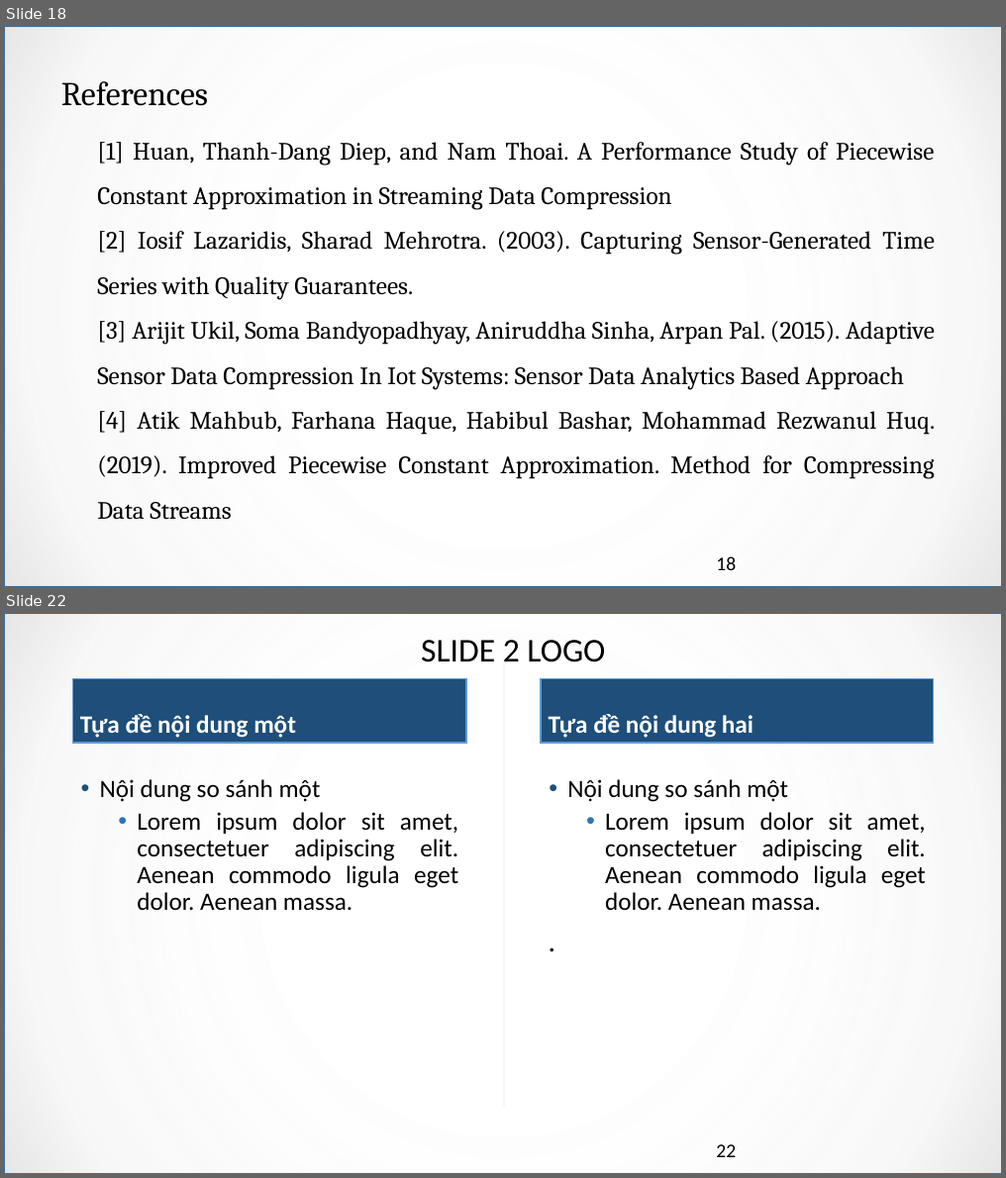
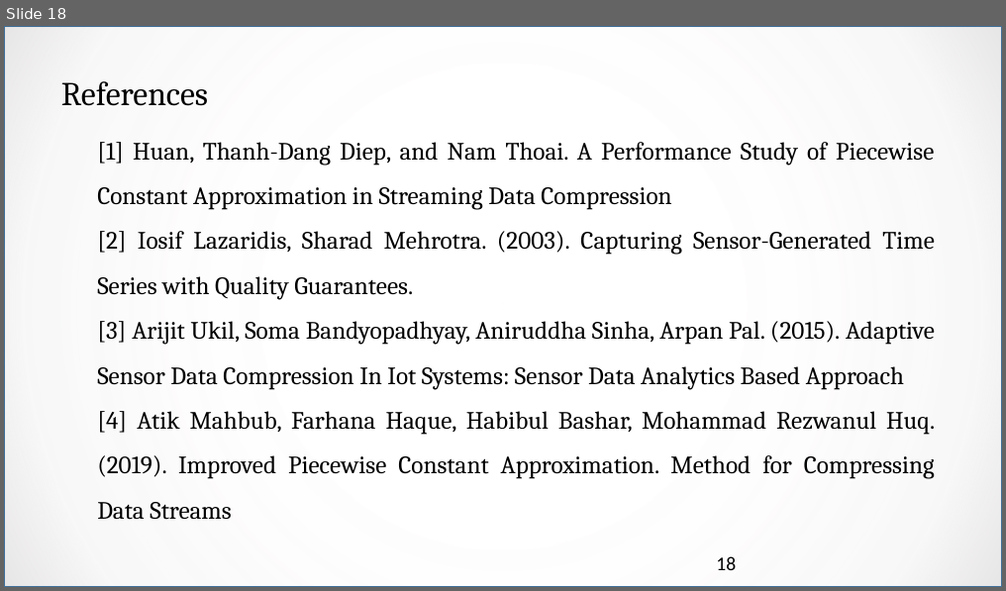
Before and after one commit to AlanPhan04/Multidisciplinary-Project, a slide deck: Midterm Seminar.pptx. Shown one above the other, each under a label of ours: slides 18 and 22 before the commit, slide 18 after it; the slides between them are not shown. The pictures are 1006x1178 and 1006x591 pixels, drawn with LibreOffice and Linux fonts; fonts in the diff are those of the drawing; background and template pictures are left out. Boxes give left, top, right and bottom in pixels: in the first picture for what was removed or moved away, otherwise in the second. Text is boxed around its words. In the diff, an @@ line names an element or a change of style, - is before the commit and + after.

```diff
--- a/Midterm Seminar.pptx
+++ b/Midterm Seminar.pptx
@@ slide 22 removed at (4,613,1002,1174), background picture (left out); not listed: 1 template element that a slide beside it also shows @@
@@ text removed at (421,640,605,663) @@
-SLIDE 2 LOGO
@@ line removed from (504, 658) to (504, 1108) @@
@@ text removed at (73,679,467,743) @@
-Tựa đề nội dung một
@@ text removed at (541,679,934,743) @@
-Tựa đề nội dung hai
@@ text removed at (100,779,458,911) @@
-• Nội dung so sánh một
-  • Lorem ipsum dolor sit amet, consectetuer adipiscing elit. Aenean commodo ligula eget dolor. Aenean massa.
@@ text removed at (567,779,926,911) @@
-• Nội dung so sánh một
-  • Lorem ipsum dolor sit amet, consectetuer adipiscing elit. Aenean commodo ligula eget dolor. Aenean massa.
-.
@@ page number removed at (716,1145,736,1157) @@
-22
```
Also in this commit, not shown: 4 other slides removed, 1 other file.
